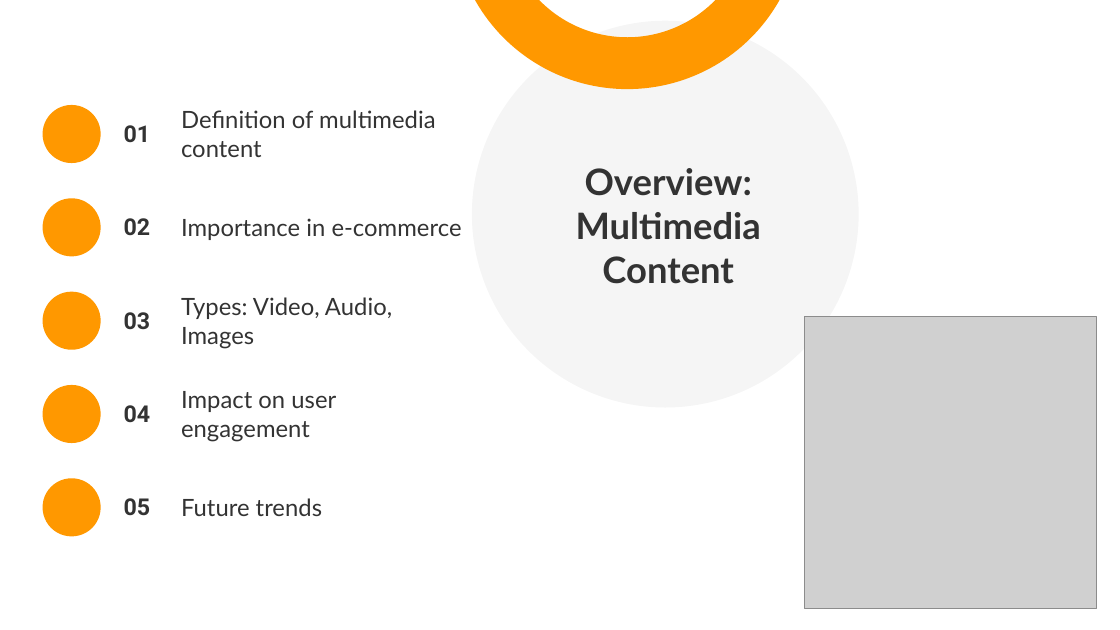
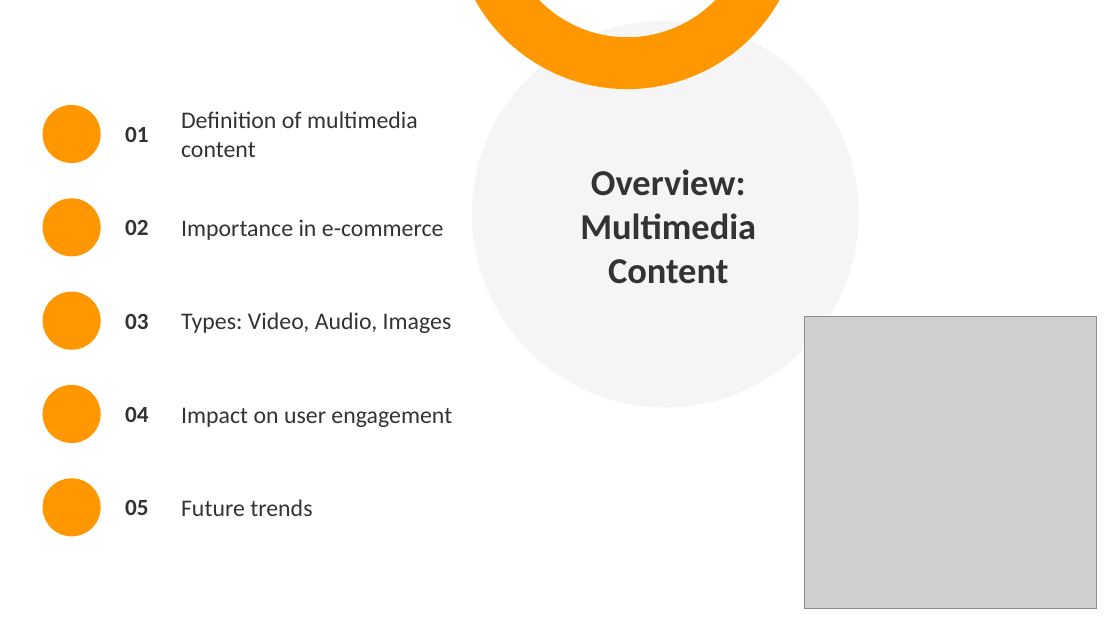
Before and after one commit to TejasDotExe/ecommerce, a slide deck: slide 2 of Multimedia Content in E-commerce.pptx. Drawn at 1120x630 pixels with LibreOffice and Linux fonts; fonts in the diff are those of the drawing; grey boxes stand for pictures. Boxes give left, top, right and bottom in pixels: in the first picture for what was removed or moved away, otherwise in the second. Text is boxed around its words. In the diff, an @@ line names an element or a change of style, - is before the commit and + after.

```diff
--- a/Multimedia Content in E-commerce.pptx
+++ b/Multimedia Content in E-commerce.pptx
@@ font Roboto to Calibri in 5 elements at [125,127,148,142], [125,220,148,235], [125,314,148,329], [125,407,148,422], [125,500,148,515] @@
@@ font Lato to Calibri in 6 elements at [580,169,756,284], [181,111,418,157], [181,219,444,240], [181,312,452,333], [181,407,452,427], [181,499,312,516] @@
```
Also in this commit, not shown: 15 other slides changed.
